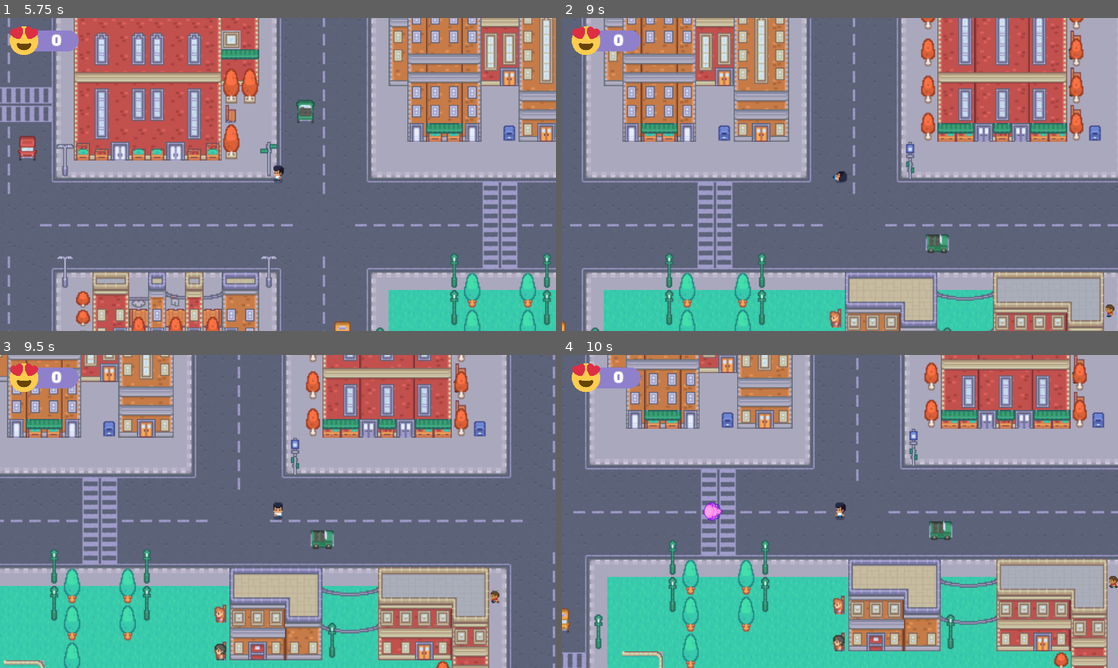
Above: before the commit, frames 1-4 (two rows, left to right).
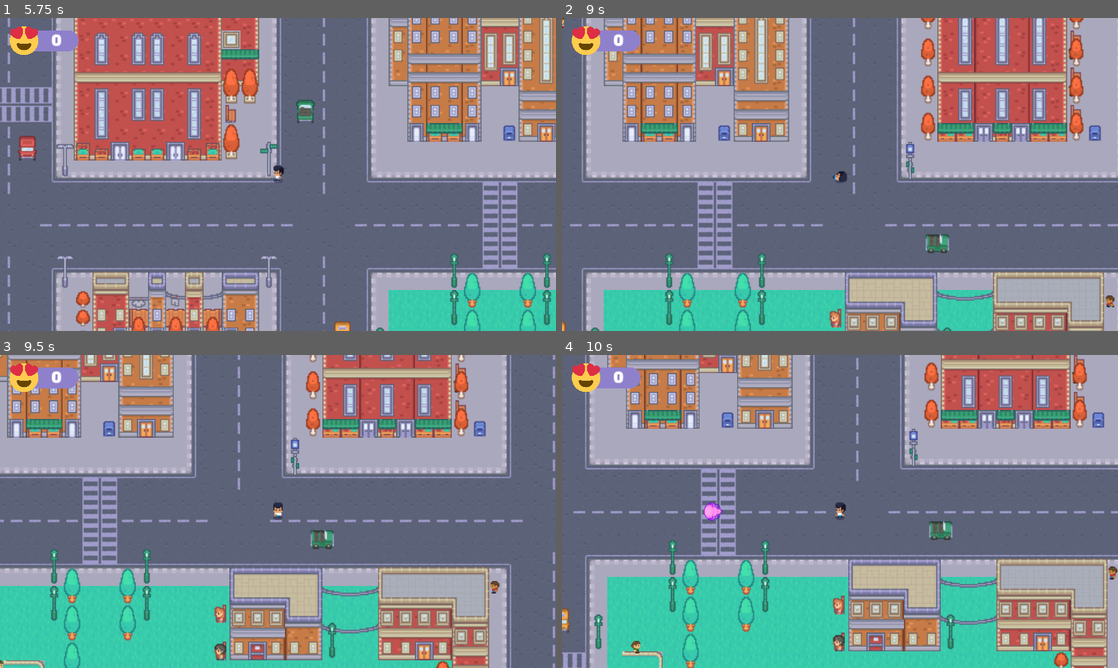
Above: after the commit, the same moments.

Repository: madeleineostoja/the-marketer
Game: Godot game, scene res://scenes/menu/menu.tscn
Same seed, same stepped clock (60 frames per second), same inputs: the game is played once before the commit and once after it.
Inputs (mouse positions are in pixels of both pictures, inside the frame that each line leads up to):
- Up to frame 1 (5.75 s): click "New Game" at 0.5 s; move the mouse to (400, 158) at 1.27 s; press the mouse at (400, 158) at 1.28 s; hold Right (right) 1.28-2.03 s; move the mouse to (166, 190) at 2.02 s; release the mouse at (166, 190) at 2.03 s; hold Down (down) 2.03-2.78 s; tap Space (roll) at 2.1 s; move the mouse to (333, 105) at 2.77 s; hold Right (right) 2.78-3.53 s; hold Right mouse button (secondary_attack) 2.78-3.53 s; move the mouse to (250, 237) at 3.52 s; hold Up (up) 3.53-4.28 s; click (250, 237) at 3.6 s; move the mouse to (444, 221) at 4.27 s; hold Space (roll) 4.28-5.03 s; hold Left (left) from 4.28 s (still down); move the mouse to (111, 127) at 5.02 s; right-click (111, 127) at 5.1 s
- Up to frame 2 (9 s): move the mouse to (867, 174) at 5.77 s; release Left (left) at 5.78 s; press the mouse at (867, 174) at 5.78 s; hold Down (down) 5.78-6.53 s; move the mouse to (756, 96) at 6.52 s; release the mouse at (756, 96) at 6.53 s; hold Right (right) 6.53-7.28 s; tap Space (roll) at 6.6 s; move the mouse to (962, 158) at 7.27 s; hold Up (up) 7.28-8.03 s; hold Right mouse button (secondary_attack) 7.28-8.03 s; move the mouse to (728, 190) at 8.02 s; hold Right (right) 8.03-8.78 s; click (728, 190) at 8.1 s; move the mouse to (895, 105) at 8.77 s; hold Down (down) from 8.78 s (still down); hold Space (roll) from 8.78 s (still down)
- Up to frame 3 (9.5 s): keep holding Down (down); keep holding Space (roll)
- Up to frame 4 (10 s): move the mouse to (812, 574) at 9.52 s; release Down (down) at 9.53 s; release Space (roll) at 9.53 s; hold Left (left) from 9.53 s (still down); right-click (812, 574) at 9.6 s

Frame 1 is identical in both runs. In frame 2, 0.1% of the frame differs, in the area x 0-100%, y 0-96%; in frame 3, 0.1%; in frame 4, 0.1%, in the area x 12-100%, y 67-96%.

Commit message:
increase initial enemy spawn rate

Diff:
--- a/scenes/world/world.gd
+++ b/scenes/world/world.gd
@@ -40,7 +40,7 @@
 
 func _ready():
 	start_game()
-	for i in range(10):
+	for i in range(25):
 		spawn_enemy()
 
 
